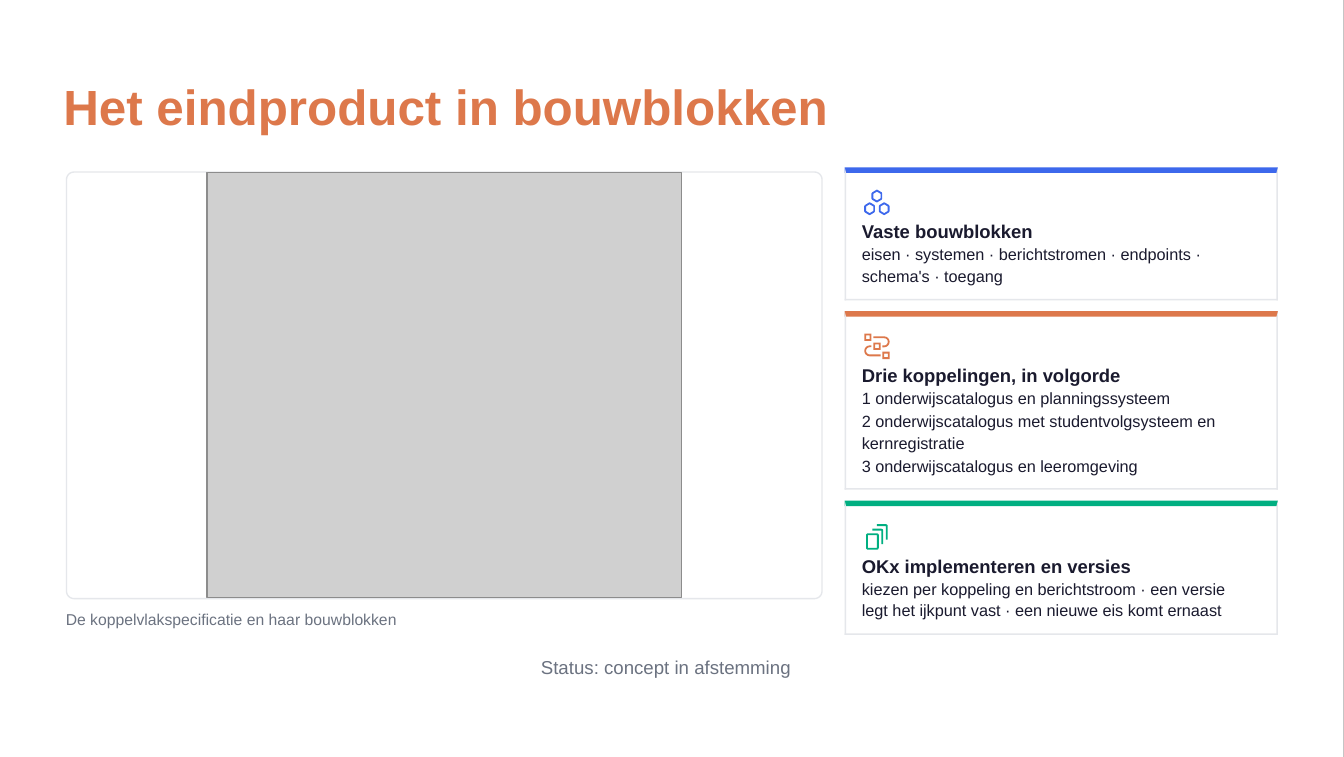
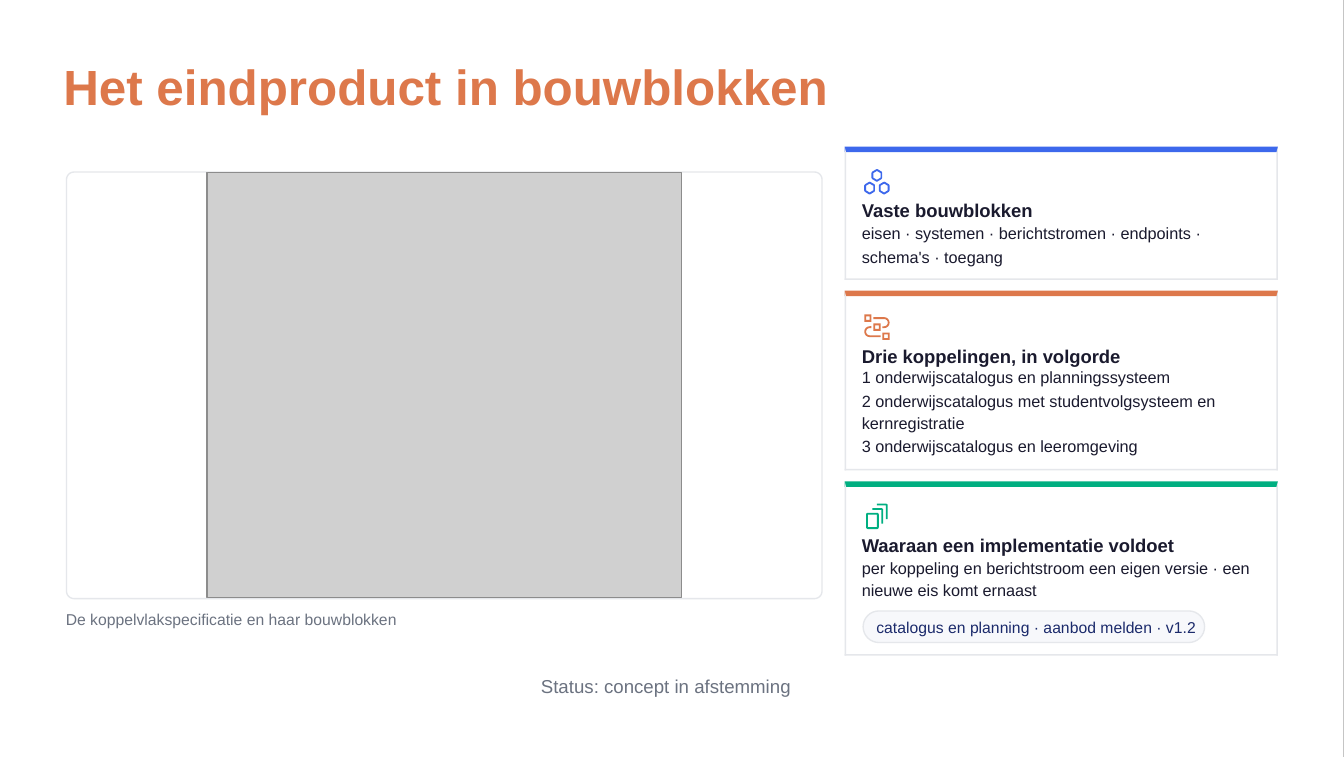
Before and after one commit to Npuls-OKx/meta, a slide deck: slide 3 of presentaties/export/260929_werkgroep_okx_voortgang/260929_werkgroep_okx_voortgang.pptx. Drawn at 1344x757 pixels with LibreOffice and Linux fonts; fonts in the diff are those of the drawing; grey boxes stand for pictures; background and template pictures are left out. Boxes give left, top, right and bottom in pixels: in the first picture for what was removed or moved away, otherwise in the second. Text is boxed around its words. In the diff, an @@ line names an element or a change of style, - is before the commit and + after.

```diff
--- a/presentaties/export/260929_werkgroep_okx_voortgang/260929_werkgroep_okx_voortgang.pptx
+++ b/presentaties/export/260929_werkgroep_okx_voortgang/260929_werkgroep_okx_voortgang.pptx
@@ freeform shape: place and size @@
-freeform shape at (845, 500, 1278, 634)
+freeform shape at (845, 482, 1278, 656)
@@ freeform shape: place and size @@
-freeform shape at (845, 500, 846, 634)
+freeform shape at (845, 482, 846, 656)
@@ freeform shape: place and size @@
-freeform shape at (1277, 500, 1278, 634)
+freeform shape at (1277, 482, 1278, 656)
@@ text at (862, 538, 1174, 556): text changed @@
-OKx implementeren en versies
+Waaraan een implementatie voldoet
@@ 18 freeform shapes, 9 texts: place and size @@
-18 freeform shapes, 9 texts at (63, 89, 1278, 549)
+18 freeform shapes, 9 texts at (63, 69, 1278, 528)
@@ text at (862, 562, 1250, 578): text changed @@
-kiezen per koppeling en berichtstroom · een versie
+per koppeling en berichtstroom een eigen versie · een
@@ text at (862, 584, 1037, 596): text changed @@
-legt het ijkpunt vast · een nieuwe eis komt ernaast
+nieuwe eis komt ernaast
@@ freeform shape added at (864, 611, 1204, 642), fill #F7F8FB @@
@@ freeform shape added at (864, 611, 1204, 642), outline #E5E7EB 0.74 pt @@
@@ text added at (876, 621, 1196, 637), 8.6 pt, text #1B2A6B @@
+catalogus en planning · aanbod melden · v1.2
@@ freeform shape: place and size @@
-freeform shape at (845, 633, 1278, 634)
+freeform shape at (845, 654, 1278, 656)
@@ text "Status: concept in afstemming": place and size @@
-text "Status: concept in afstemming" at (541, 660, 790, 678)
+text "Status: concept in afstemming" at (541, 679, 790, 697)
```
Also in this commit, not shown: 5 other slides changed, 2 other files.
